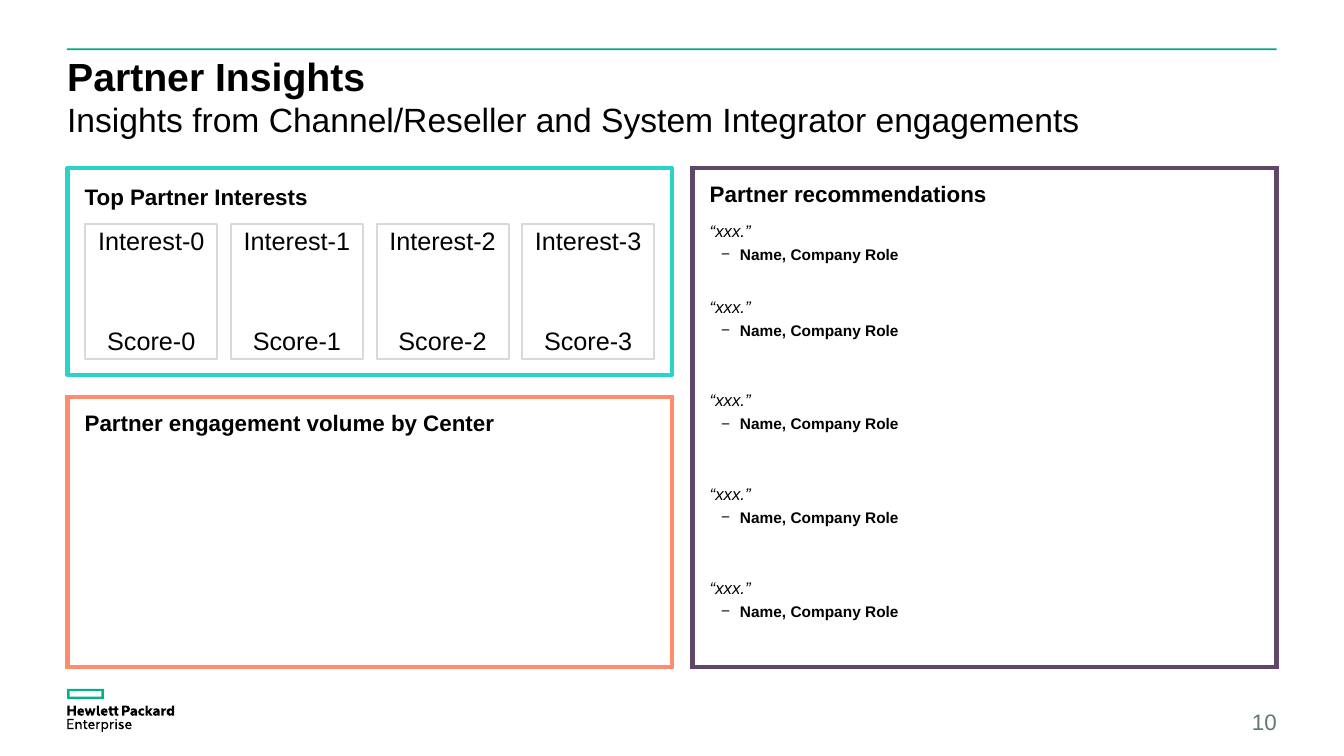
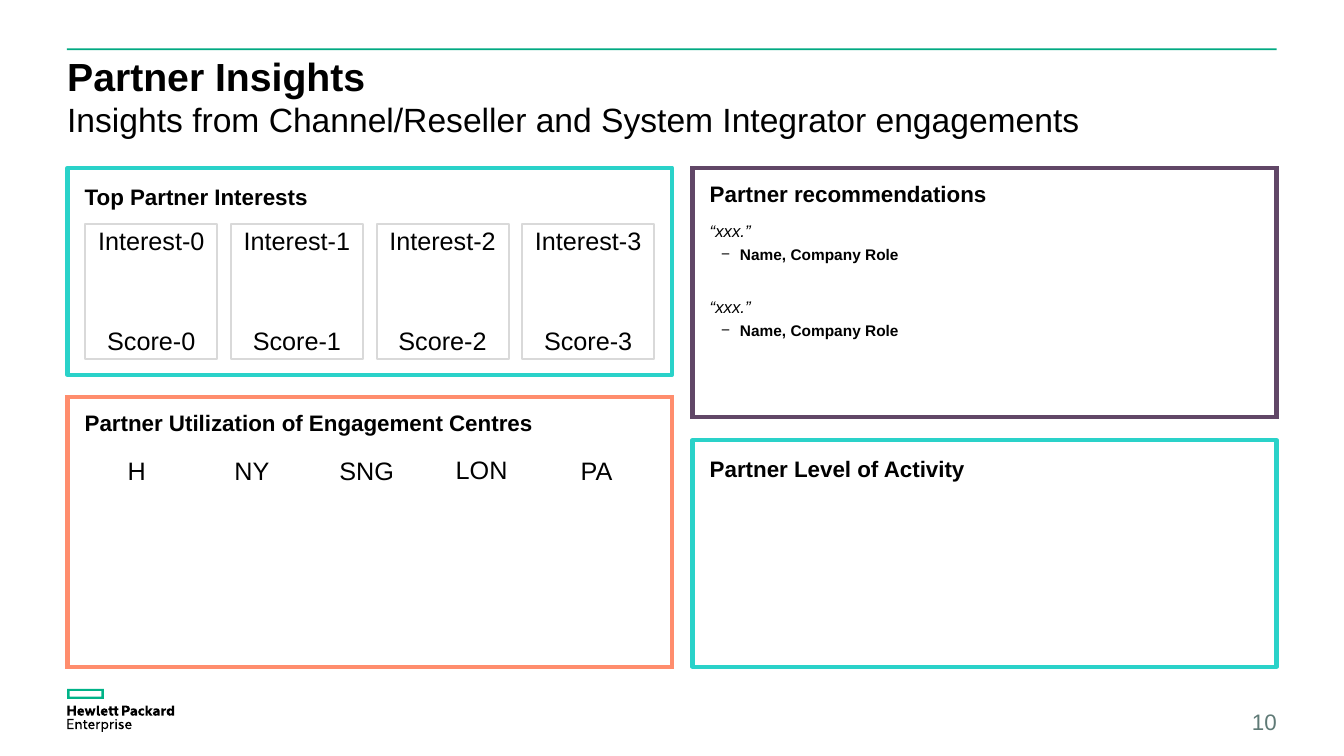
Before and after one commit to clivemeister/excel_to_ppt, a slide deck: slide 10 of GCA_Customer_Insights_Month-Year.pptx. Drawn at 1344x756 pixels with LibreOffice and Linux fonts; fonts in the diff are those of the drawing. Boxes give left, top, right and bottom in pixels: in the first picture for what was removed or moved away, otherwise in the second. Text is boxed around its words. In the diff, an @@ line names an element or a change of style, - is before the commit and + after.

Commit message:
Added new pies and wordcloud for partners to replace old bar chart on slide 10.

```diff
--- a/GCA_Customer_Insights_Month-Year.pptx
+++ b/GCA_Customer_Insights_Month-Year.pptx
@@ rectangle "Partner recommendations": place and size @@
-rectangle "Partner recommendations" at (693, 167, 1276, 666)
+rectangle "Partner recommendations" at (693, 167, 1276, 417)
@@ text in rectangle at (85, 414, 532, 436): text changed @@
-Partner engagement volume by Center
+Partner Utilization of Engagement Centres
@@ text in rectangle at (710, 394, 898, 621): paragraphs removed @@
-“xxx.”
-− Name, Company Role
-“xxx.”
-− Name, Company Role
-“xxx.”
-− Name, Company Role
@@ rectangle added at (693, 441, 1276, 667), fill #FFFFFF, outline #2AD2C9 3 pt, 16 pt, text #000000, bold @@
+Partner Level of Activity
@@ text added at (128, 462, 146, 480), 18 pt, text #000000 @@
+H
@@ text added at (234, 462, 269, 480), 18 pt, text #000000 @@
+NY
@@ text added at (339, 462, 394, 481), 18 pt, text #000000 @@
+SNG
@@ text added at (456, 461, 508, 480), 18 pt, text #000000 @@
+LON
@@ text added at (581, 462, 613, 480), 18 pt, text #000000 @@
+PA
```
Also in this commit, not shown: 2 other files.
